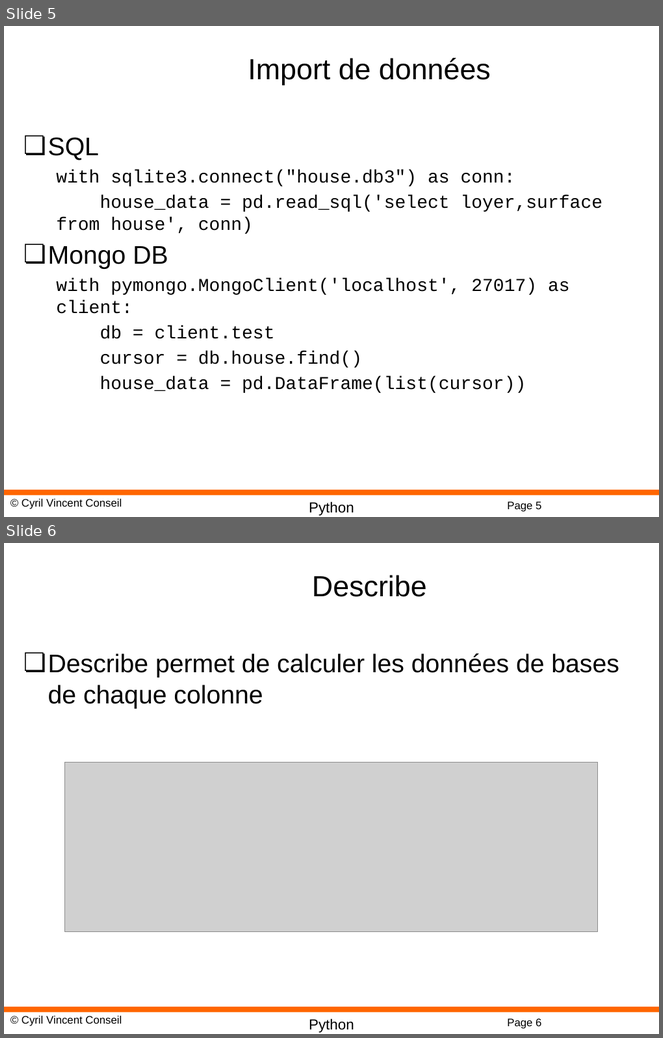
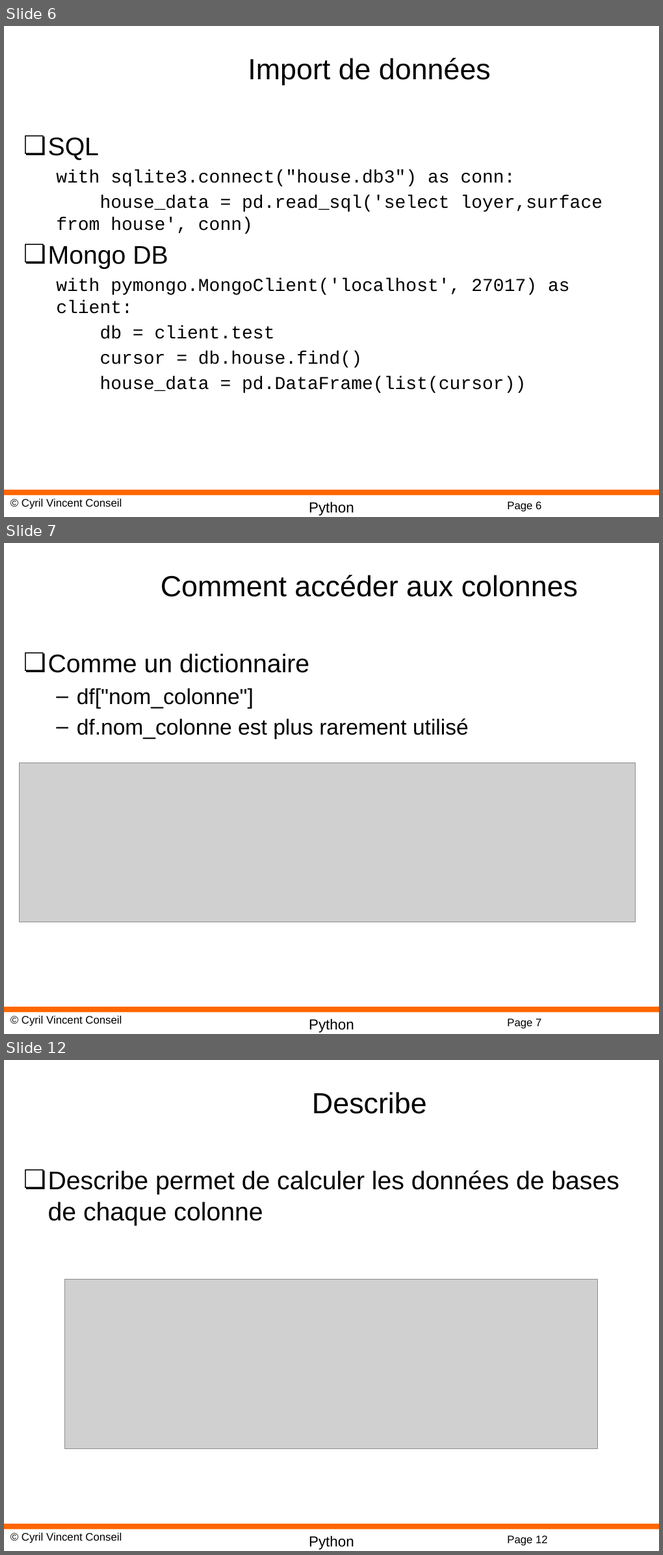
Before and after one commit to cyrilvincent/math, a slide deck: ppt/PythonMath11-Pandas.pptx. Shown one above the other, each under a label of ours: slides 5 and 6 before the commit, slides 6, 7 and 12 after it; the slides between them are not shown. The pictures are 663x1038 and 663x1555 pixels, drawn with LibreOffice and Linux fonts; fonts in the diff are those of the drawing; grey boxes stand for pictures; background and template pictures are left out. Boxes give left, top, right and bottom in pixels: in the first picture for what was removed or moved away, otherwise in the second. Text is boxed around its words. In the diff, an @@ line names an element or a change of style, - is before the commit and + after.

```diff
--- a/ppt/PythonMath11-Pandas.pptx
+++ b/ppt/PythonMath11-Pandas.pptx
@@ slide 7 added at <box>4,543,659,1034</box>, background #FFFFFF; not listed: 4 template elements that a slide beside it also shows @@
@@ title added at <box>161,575,578,597</box>, 32 pt, text #000000 @@
+Comment accéder aux colonnes
@@ text added at <box>48,653,469,739</box>, 24 pt, text #000000 @@
+❏ Comme un dictionnaire
+  – df["nom_colonne"]
+  – df.nom_colonne est plus rarement utilisé
@@ picture added at <box>20,763,636,923</box> @@
@@ what was slide 5 is now slide 6 @@
@@ page number at <box>507,502,542,512</box>: text changed @@
-Page 5
+Page 6
@@ what was slide 6 is now slide 12 @@
@@ page number at <box>507,1536,548,1546</box>: text changed @@
-Page 6
+Page 12
```
Also in this commit, not shown: 17 other slides added, 2 slides removed, 26 other files.
